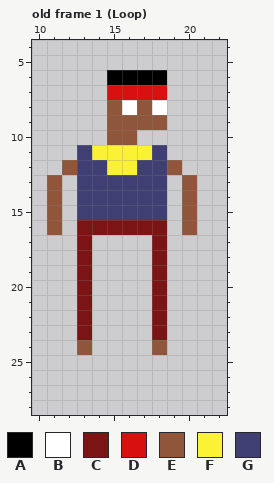
Edited in one commit: pixel-art file (boss-rush-jam/Assets/Maharlika/Maharlikav1.aseprite). Above is the file before it was changed.
32x32 pixels, 30 frames. Colours within 5 levels of each other are drawn and written as one. Shown: old frame 1 (Loop): x 10..22, y 4..28. The commit also changed other frames, which this record leaves out.
Palette (. is transparent): A #000000  B #ffffff  C #7b1515  D #d91010  E #8f563b  F #fbf236  G #3f3f74
Pixels before, old frame 1 (Loop), first column x 11:
 6 ....AAAA..
 7 ....DDDD..
 8 ....EBEB..
 9 ....EEEE..
10 ....EE....
11 ..GFFFFG..
12 .EGGFFGGE.
13 E.GGGGGG.E
14 E.GGGGGG.E
15 E.GGGGGG.E
16 E.CCCCCC.E
17 ..C....C..
18 ..C....C..
19 ..C....C..
20 ..C....C..
21 ..C....C..
22 ..C....C..
23 ..C....C..
24 ..E....E..
After:
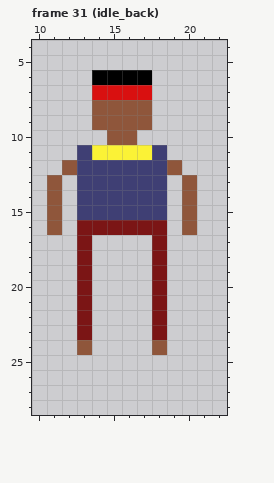
A new or re-ordered frame is compared with the old frame closest to it.
The edit:
frames 30 -> 96
Frame 31 (idle_back) is new; against old frame 1 (Loop):
The edit adds colour A in row 6 at x 14.
The edit adds colour D in row 7 at x 14.
The edit adds colour E in rows 8 to 9 at x 14.
Colour B gives way to colour E in row 8 at x 16.
Colour F gives way to colour G in row 12 at x 15 to 16.
The edit erases colour A in row 6 at x 18.
The edit erases colour B in row 8 at x 18.
The edit erases colour D in row 7 at x 18.
The edit erases colour E in row 9 at x 18.
Changed places in both pictures, as pixel boxes (x1, y1, x2, y2):
changed: (92, 70, 167, 175)
